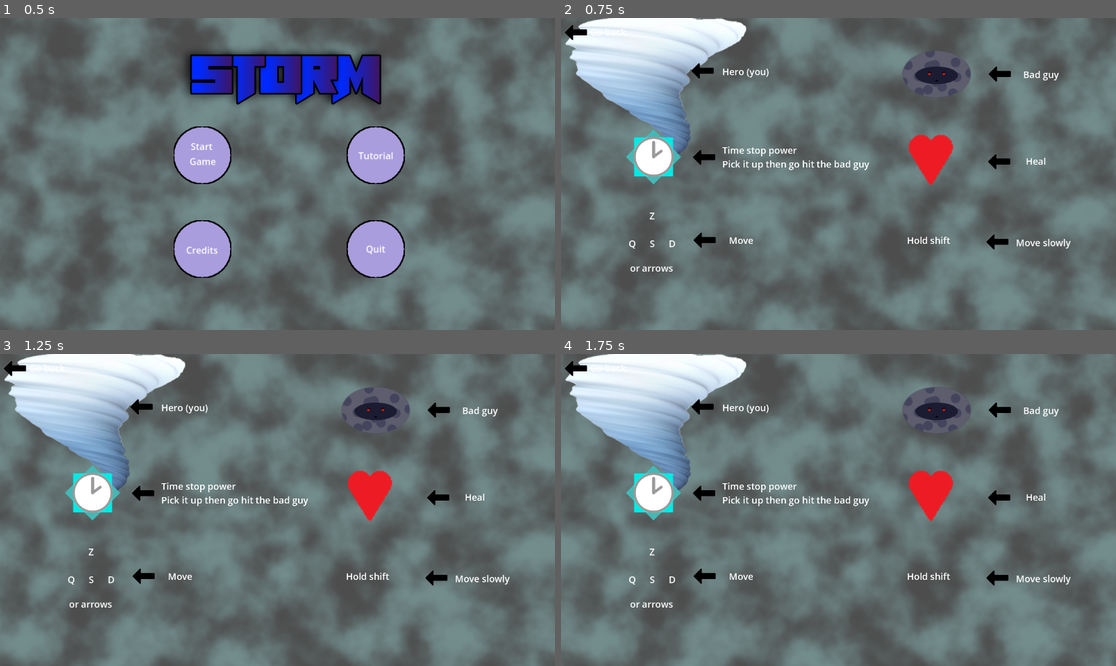
Above: before the commit, frames 1-4 (two rows, left to right).
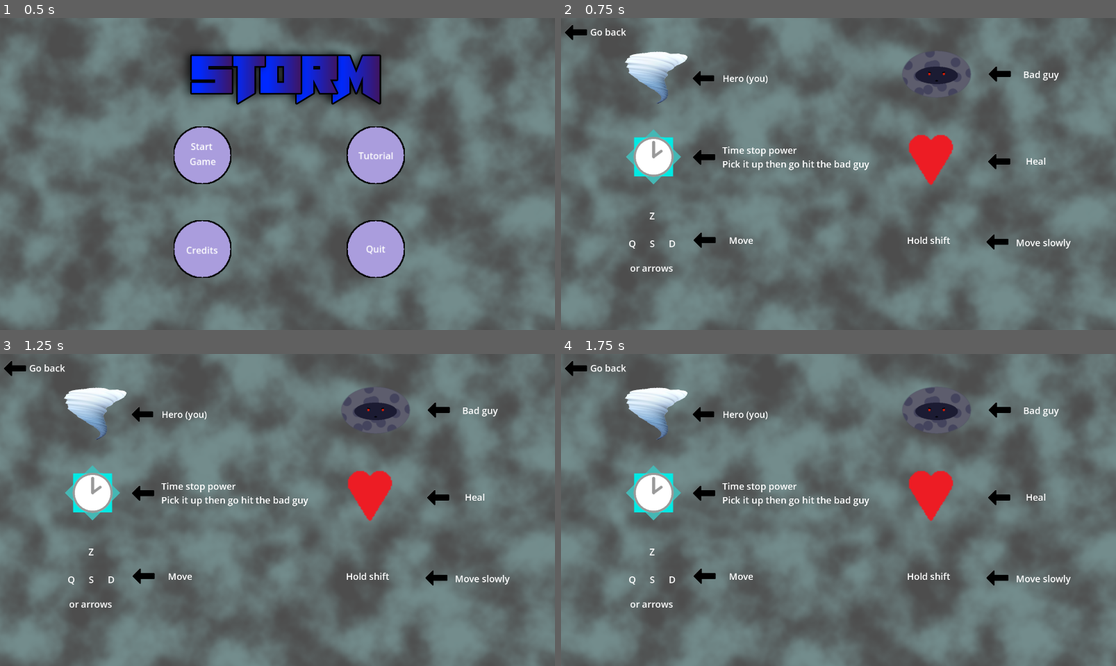
Above: after the commit, the same moments.

Repository: Antoine-Lagache/GameJam_2025
Game: Godot game, scene res://scene/start_menu.tscn
Same seed, same stepped clock (60 frames per second), same inputs: the game is played once before the commit and once after it.
Inputs (mouse positions are in pixels of both pictures, inside the frame that each line leads up to):
- Up to frame 1 (0.5 s): no input
- Up to frame 2 (0.75 s): click "Tutorial" at 0.5 s
- Up to frame 3 (1.25 s): no input
- Up to frame 4 (1.75 s): move the mouse to (960, 494) at 1.27 s; hold Right (right) from 1.28 s (still down); hold Shift from 1.28 s (still down)

Frame 1 is identical in both runs. In frame 2, 7.2% of the frame differs, in the area x 0-38%, y 0-44%; in frame 3, 7.2%; in frame 4, 7.2%.

Commit message:
correction bug tuto

Diff:
--- a/gamejame/scene/tutorial.tscn
+++ b/gamejame/scene/tutorial.tscn
@@ -54,20 +54,19 @@
 
 [node name="Player" type="Sprite2D" parent="Panel"]
 position = Vector2(330, 187)
-scale = Vector2(2, 2)
+scale = Vector2(0.69, 0.69)
 texture = ExtResource("1_won01")
 
 [node name="ArrowPlayer" type="Sprite2D" parent="Panel/Player"]
-position = Vector2(79, -2)
-scale = Vector2(0.5, 0.5)
+position = Vector2(233.333, 31.8841)
+scale = Vector2(1.41, 1.41)
 texture = ExtResource("2_mqdaa")
 
 [node name="LabelPlayer" type="Label" parent="Panel/Player"]
-offset_left = 113.5
-offset_top = -12.0
-offset_right = 275.5
-offset_bottom = 33.0
-scale = Vector2(0.5, 0.5)
+offset_left = 331.884
+offset_right = 493.884
+offset_bottom = 45.0
+scale = Vector2(1.41, 1.41)
 theme_override_font_sizes/font_size = 32
 text = "Hero (you)"
 
